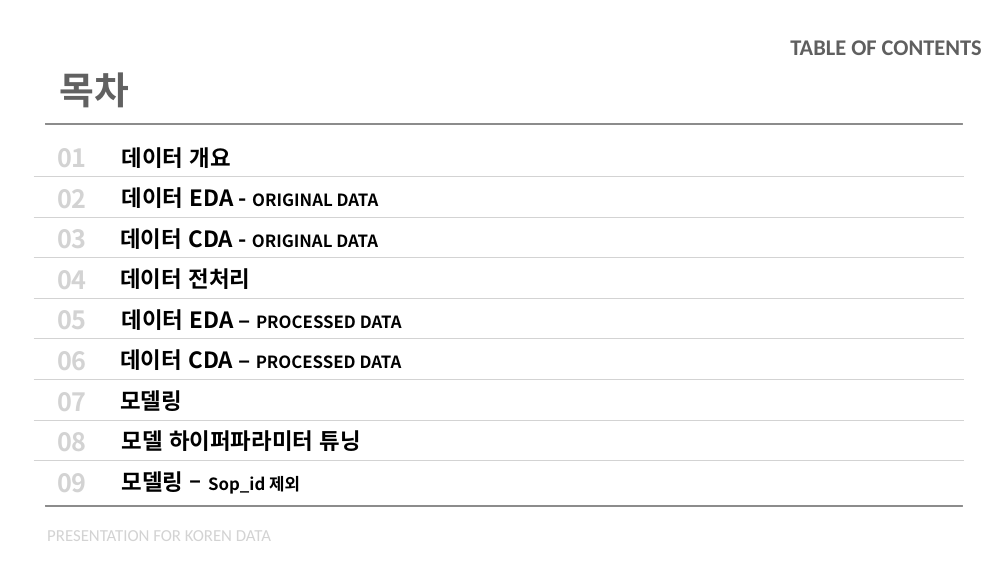
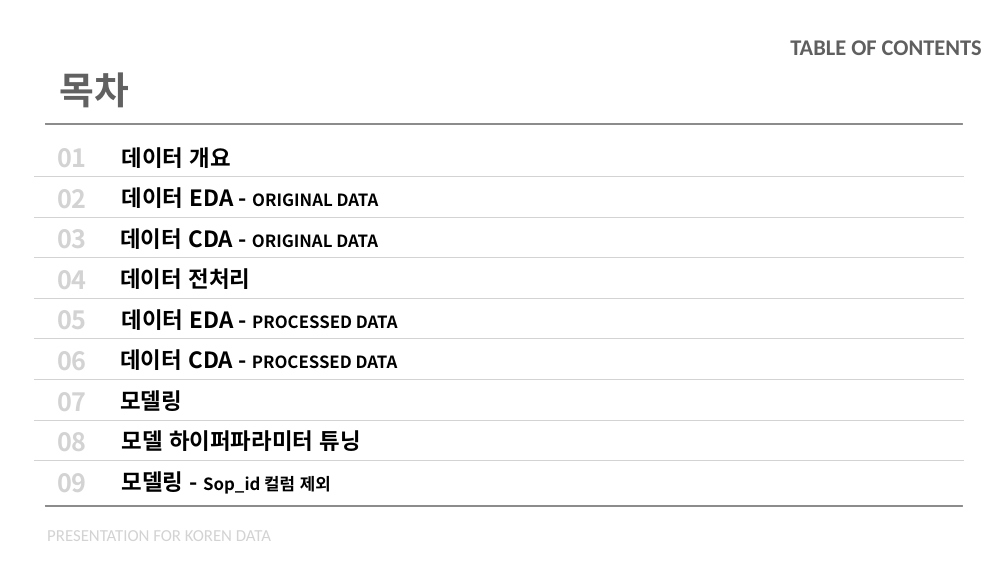
Before and after one commit to chorimgenius/zerooneai_intern, a slide deck: slide 2 of koren/koren_data_presentation.pptx. Drawn at 1008x567 pixels with LibreOffice and Linux fonts; fonts in the diff are those of the drawing; grey boxes stand for pictures. Boxes give left, top, right and bottom in pixels: in the first picture for what was removed or moved away, otherwise in the second. Text is boxed around its words. In the diff, an @@ line names an element or a change of style, - is before the commit and + after.

```diff
--- a/koren/koren_data_presentation.pptx
+++ b/koren/koren_data_presentation.pptx
@@ table at (34,136,964,501) @@
-row 5, column 2: 데이터 EDA – PROCESSED DATA
+row 5, column 2: 데이터 EDA - PROCESSED DATA
-row 6, column 2: 데이터 CDA – PROCESSED DATA
+row 6, column 2: 데이터 CDA - PROCESSED DATA
-row 9, column 2: 모델링 – Sop_id 제외
+row 9, column 2: 모델링 - Sop_id 컬럼 제외
```
Also in this commit, not shown: 13 other slides changed.
